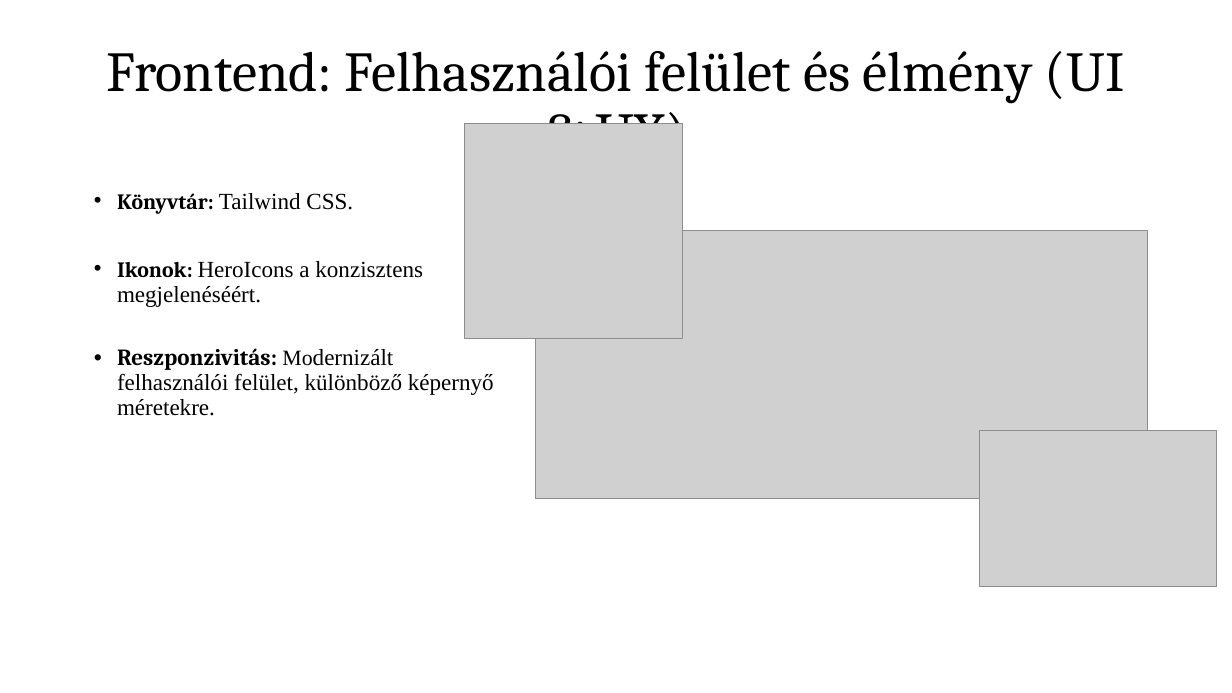
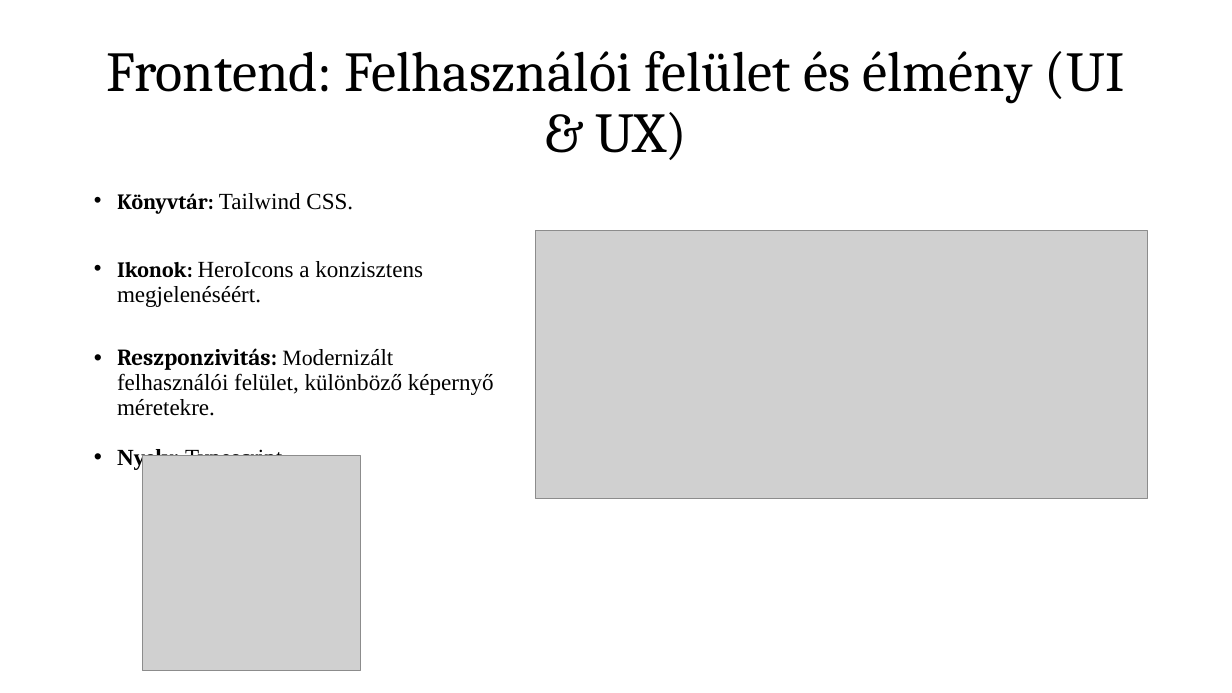
Before and after one commit to tomex1337/13_S1_6_vizsgaremek, a slide deck: slide 9 of docs/Prezentáció/Corelytics presentation.pptx. Drawn at 1232x693 pixels with LibreOffice and Linux fonts; fonts in the diff are those of the drawing; grey boxes stand for pictures. Boxes give left, top, right and bottom in pixels: in the first picture for what was removed or moved away, otherwise in the second. Text is boxed around its words. In the diff, an @@ line names an element or a change of style, - is before the commit and + after.

```diff
--- a/docs/Prezentáció/Corelytics presentation.pptx
+++ b/docs/Prezentáció/Corelytics presentation.pptx
@@ text at [117,447,282,471]: paragraph added @@
+• Nyelv: Typescript
@@ picture removed at [980,431,1217,587] @@
@@ picture: place and size @@
-picture at [465,123,683,338]
+picture at [142,456,360,671]
```
Also in this commit, not shown: 5 other slides changed.
